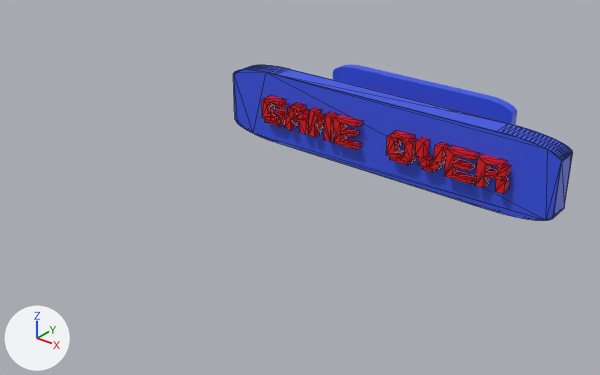
An edit to the glTF model public/misc/buttons.gltf, drawn before and after from the same camera.
Both versions are drawn from a 50 mm lens placed at (18.39, -25.57, 12.25), pointed at (3.05, -6.4, 0.36). Every picture has the same lights, and +X, +Y and +Z are marked at lower left. Mesh edges are drawn as thin lines on the coarser meshes. Where no turn or scale is listed for an object, it has been applied to the vertices.

Names of what the first picture shows: 'gameOver', 'start'.
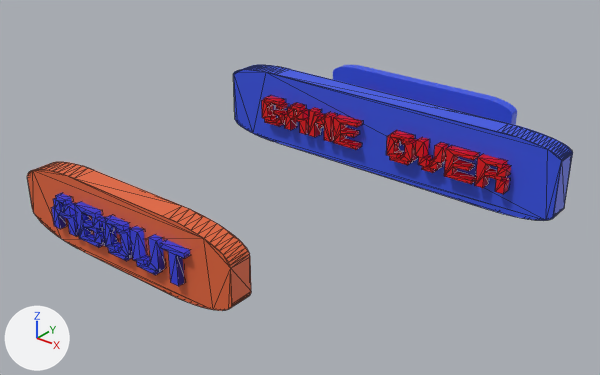
The change in detail:
Material 'Material.007' (mat_material_007) is new.
Its base color is (0.8, 0.134, 0.0425) (orange #e7663a).
Material 'Material.005' (mat_material_005) is new.
Its base color is (0.0395, 0.0519, 0.8) (blue #3840e7).
Material 'Material.008' (mat_material_008) is new.
Its base color is (0.0395, 0.0519, 0.8) (blue #3840e7).
Mesh me_about is new.
It has 472 vertices, 932 faces and spans x -4.25..4.25, y -0.58..0.6, z -1.21..1.21.
Faces by material slot: [236, 348, 348].
It uses material mat_material_007 (orange #e7663a).
It uses material mat_material_008 (blue #3840e7).
It uses material mat_material_005 (blue #3840e7).
Object 'About' (ob_about) is new; it shows me_about.
Its location is (1.65, -12.36, 0.85).

Location of each change, (x1, y1, x2, y2) in pixels of the pictures (600 x 375 px):
'About', added (orange)
    after: (27, 162, 251, 311)
    faces in mat_material_007 (orange #e7663a): (27, 162, 251, 311)
    faces in mat_material_008 (blue #3840e7): (52, 193, 190, 286)
